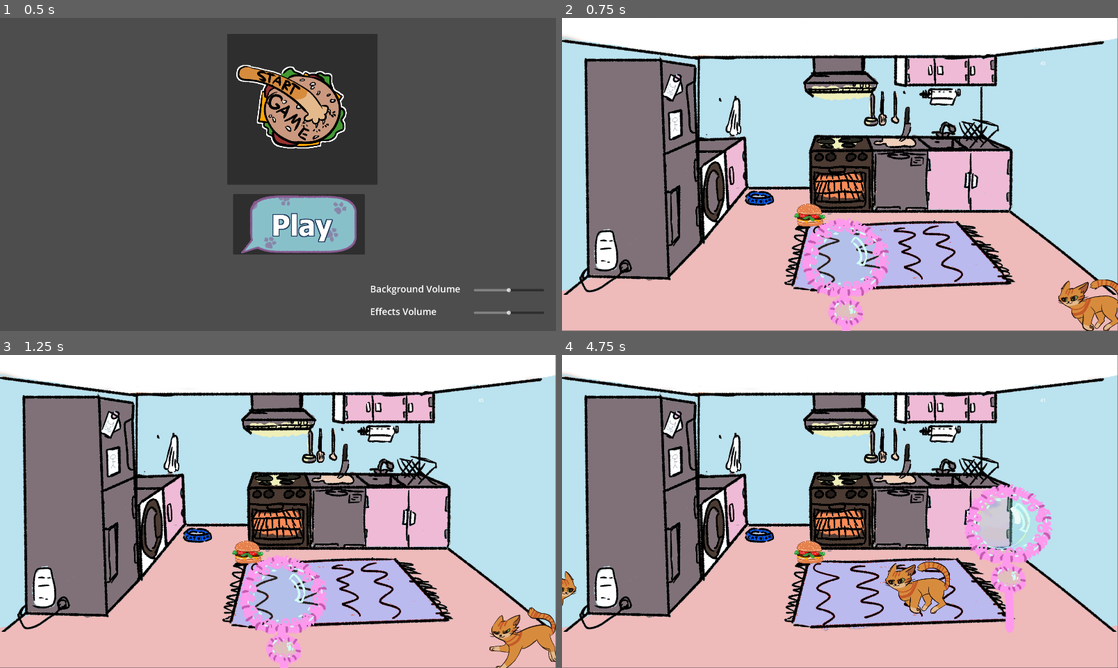
Above: before the commit, frames 1-4 (two rows, left to right).
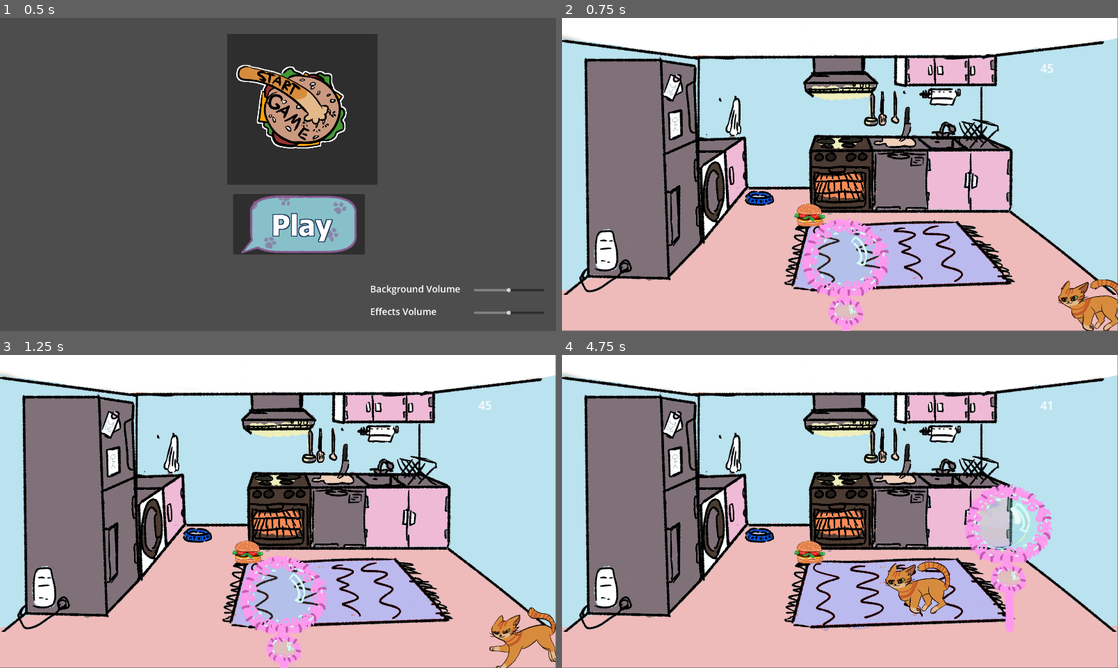
Above: after the commit, the same moments.

Repository: LuckyDiamond2/GGJ2025-Snack-attack-Bubble-Trouble
Game: Godot game, scene res://scenes/title_screen.tscn
Two runs of this game, one before a commit and one after it. Both use one fixed random seed, a clock stepped at 60 frames per second and the inputs below.
Inputs (mouse positions are in pixels of both pictures, inside the frame that each line leads up to):
- Up to frame 1 (0.5 s): no input
- Up to frame 2 (0.75 s): click (862, 224) at 0.5 s
- Up to frame 3 (1.25 s): no input
- Up to frame 4 (4.75 s): move the mouse to (962, 495) at 1.27 s; click (962, 495) at 1.42 s; move the mouse to (728, 527) at 2.02 s; click (728, 527) at 2.17 s; move the mouse to (895, 442) at 2.77 s; click (895, 442) at 2.92 s; move the mouse to (812, 574) at 3.52 s; click (812, 574) at 3.67 s; move the mouse to (1006, 558) at 4.27 s; click (1006, 558) at 4.42 s

Frame 1 is identical in both runs. In frame 2, less than 0.1% of the frame differs, in the area x 86-89%, y 13-18%; in frame 3, less than 0.1%; in frame 4, 0.2%, in the area x 0-89%, y 14-81%.

Commit message:
Cat meows when hit by bubble

Diff:
--- a/scenes/cats/cat.gd
+++ b/scenes/cats/cat.gd
@@ -11,6 +11,10 @@
 @onready var foodDetectionZone = $FoodDetectionZone
 @onready var foodDetectionZone2 = $FoodDetectionZone2
 var is_targetable = true
+var bubble_hit = [preload("res://assets/cats/mreor.mp3"),
+				 preload("res://assets/cats/Angrymeow.mp3")]
+
+var player
 
 enum {
 	IDLE,
@@ -35,6 +39,10 @@
 	get_parent().get_parent().on_bubble_pop.connect(_on_bubble_pop)
 	food = get_node("/root/GameScreen/Hamburger")
 	sprite.play("run")
+
+	player = AudioStreamPlayer.new()
+	player.volume_db = linear_to_db($"/root/Settings".get_effect_volume()) + 9
+	add_child(player)
 
 # Called every frame. 'delta' is the elapsed time since the previous frame.
 func _process(delta: float) -> void:
@@ -69,6 +77,11 @@
 				var direction = (food.position - position).normalized()
 				velocity = velocity.move_toward(-direction * MAX_SPEED, 5000)
 
+				var rand_pitch_scale = randf_range(0.5, 1.5)
+				player.pitch_scale = rand_pitch_scale
+				player.stream = bubble_hit.pick_random()
+				player.play()
+
 		if lifeCount <= 0:
 			get_parent().get_parent().on_cat_despawn.emit(self)
 
--- a/scenes/game_screen.tscn
+++ b/scenes/game_screen.tscn
@@ -33,9 +33,6 @@
 
 [node name="GeneratedCats" type="Node2D" parent="."]
 
-[node name="Cat2" parent="GeneratedCats" instance=ExtResource("8_8c6ri")]
-position = Vector2(-681, 927)
-
 [node name="Cat" parent="GeneratedCats" instance=ExtResource("8_8c6ri")]
 position = Vector2(1826, 989)
 
@@ -60,7 +57,7 @@
 position = Vector2(1376, 1072)
 
 [node name="SpawnTimer" type="Timer" parent="."]
-wait_time = 10.0
+wait_time = 7.0
 autostart = true
 
 [node name="Timer" type="Timer" parent="."]
@@ -73,8 +70,9 @@
 anchor_bottom = 0.144
 offset_left = -20.3201
 offset_top = -11.52
-offset_right = 19.6799
-offset_bottom = 11.48
+offset_right = 60.6799
+offset_bottom = 40.48
+scale = Vector2(2.5, 2.5)
 
 [connection signal="timeout" from="SpawnTimer" to="." method="_on_cat_spawn_timer_timeout"]
 [connection signal="timeout" from="Timer" to="." method="_on_win_timer_timeout"]
Not shown, added: assets/cats/Angrymeow.mp3
Not shown, added: assets/cats/DeepMeow.mp3
Not shown, added: assets/cats/EmiPurr.mp3
Not shown, added: assets/cats/GhostMeow.mp3
Not shown, added: assets/cats/Meow1.mp3
Not shown, added: assets/cats/Meow2.mp3
Not shown, added: assets/cats/mreor.mp3
Not shown, added: assets/cats/stepC.wav
